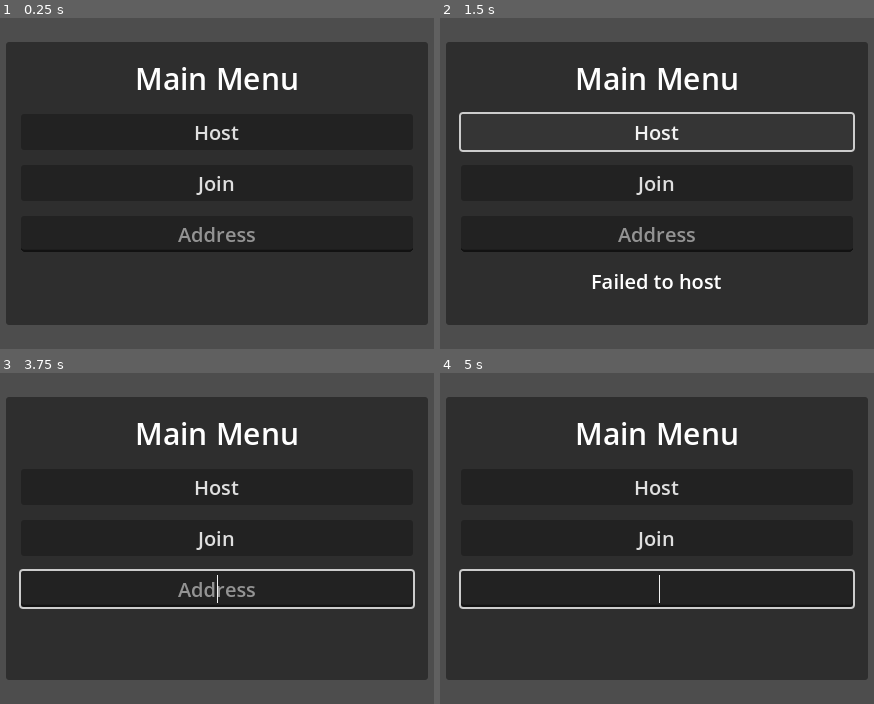
Above: before the commit, frames 1-4 (two rows, left to right).
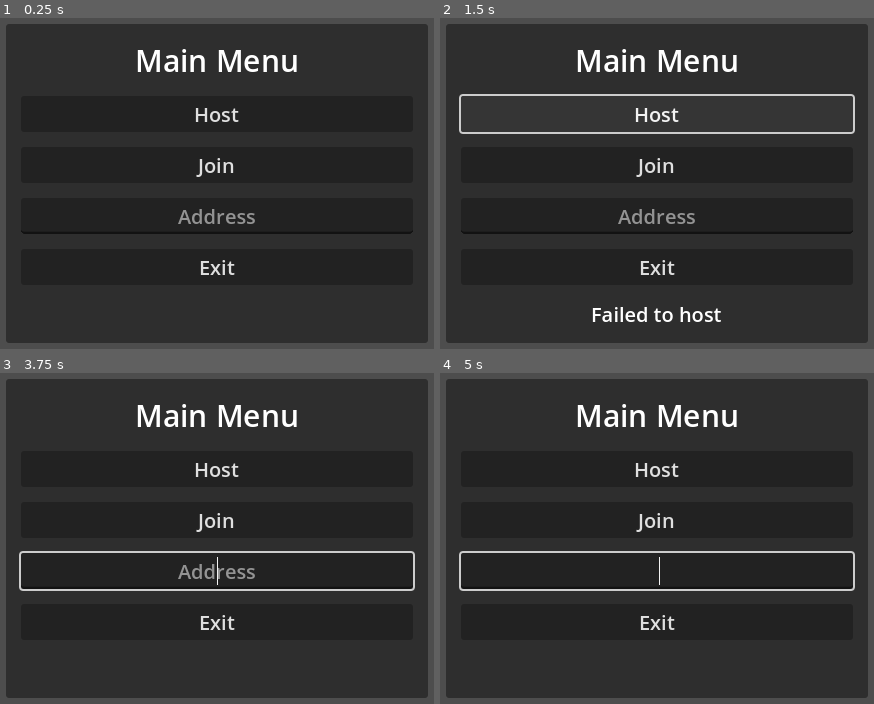
Above: after the commit, the same moments.

Repository: alonn201/Pentago
Game: Godot game, scene res://Scenes/control.tscn
The game is run twice, just before and just after one commit, with the same random seed, the same clock (stepped at 60 frames per second) and the same inputs.
Inputs (mouse positions are in pixels of both pictures, inside the frame that each line leads up to):
- Up to frame 1 (0.25 s): no input
- Up to frame 2 (1.5 s): click "Join" at 0.5 s; click "Host" at 1.25 s
- Up to frame 3 (3.75 s): move the mouse to (394, 498) at 2.02 s; click (394, 498) at 2.17 s; click "Back" at 2.75 s; tap Enter at 3.5 s; move the mouse to (56, 578) at 3.52 s; click (56, 578) at 3.67 s
- Up to frame 4 (5 s): tap Space at 4.25 s; move the mouse to (outside the picture) at 4.27 s; click (outside the picture) at 4.42 s

The runs differ from the first frame. In frame 1, 14% of the frame differs, in the area x 1-99%, y 1-99%; in frame 2, 18%; in frame 3, 16%; in frame 4, 16%.

Commit message:
added exit button and possible bug fix

Diff:
--- a/Scenes/control.tscn
+++ b/Scenes/control.tscn
@@ -1,6 +1,6 @@
 [gd_scene load_steps=2 format=3 uid="uid://b4bx60rwapsiu"]
 
-[ext_resource type="Script" uid="uid://cw0g3rg8ji871" path="res://scripts/control.gd" id="1_5p55f"]
+[ext_resource type="Script" uid="uid://cw0g3rg8ji871" path="res://Scripts/control.gd" id="1_5p55f"]
 
 [node name="Control" type="Control"]
 layout_mode = 3
@@ -57,6 +57,11 @@
 placeholder_text = "Address"
 alignment = 1
 
+[node name="ExitButton" type="Button" parent="MainMenu/MarginContainer/VBoxContainer"]
+layout_mode = 2
+theme_override_font_sizes/font_size = 20
+text = "Exit"
+
 [node name="ErrorMsg" type="Label" parent="MainMenu/MarginContainer/VBoxContainer"]
 layout_mode = 2
 theme_override_font_sizes/font_size = 20
@@ -65,3 +70,5 @@
 
 [connection signal="pressed" from="MainMenu/MarginContainer/VBoxContainer/HostButton" to="." method="_on_host_button_pressed"]
 [connection signal="pressed" from="MainMenu/MarginContainer/VBoxContainer/JoinButton" to="." method="_on_join_button_pressed"]
+[connection signal="pressed" from="MainMenu/MarginContainer/VBoxContainer/ExitButton" to="." method="_on_button_pressed"]
+[connection signal="pressed" from="MainMenu/MarginContainer/VBoxContainer/ExitButton" to="." method="_on_exit_button_pressed"]
--- a/Scripts/control.gd
+++ b/Scripts/control.gd
@@ -34,3 +34,6 @@
 	error_msg.text = str(reason)
 	await get_tree().create_timer(1.5).timeout
 	error_msg.text = ""
+
+func _on_exit_button_pressed() -> void:
+	get_tree().quit()
--- a/Scripts/network.gd
+++ b/Scripts/network.gd
@@ -30,6 +30,7 @@
 	return true
 
 func start_client(host: String, port: int = PORT) -> bool:
+	enet_peer = ENetMultiplayerPeer.new()
 	var res := enet_peer.create_client(host, port)
 	if res != OK:
 		emit_signal("connection_failed", "create_client failed: %s" % res)
